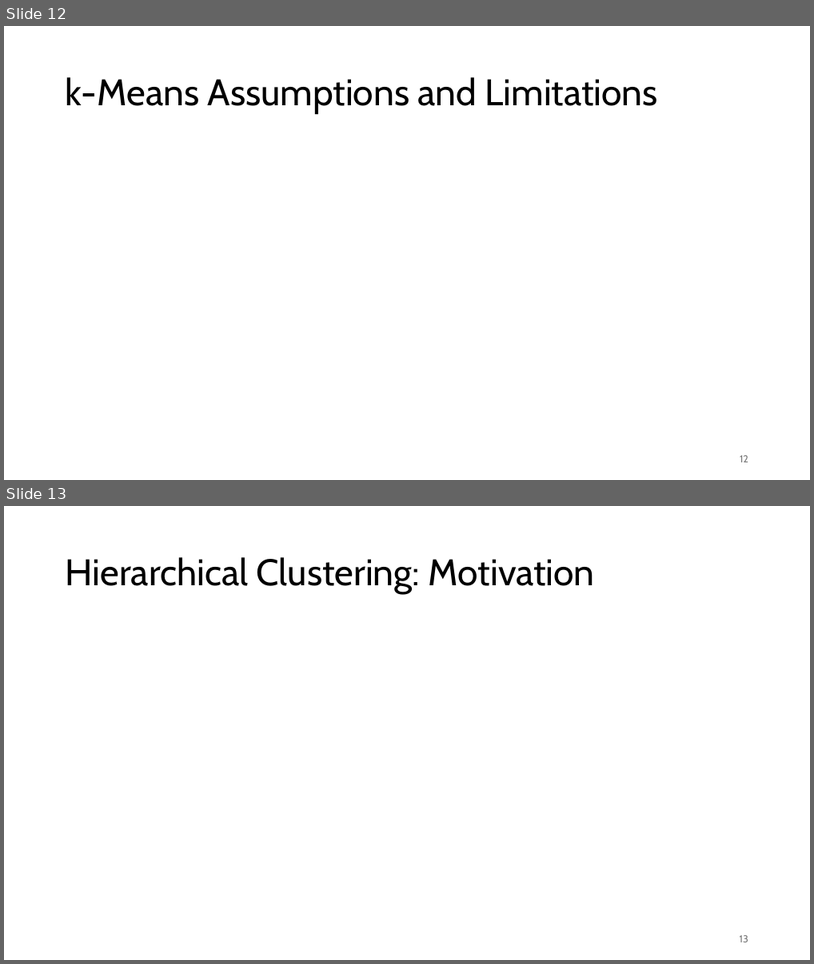
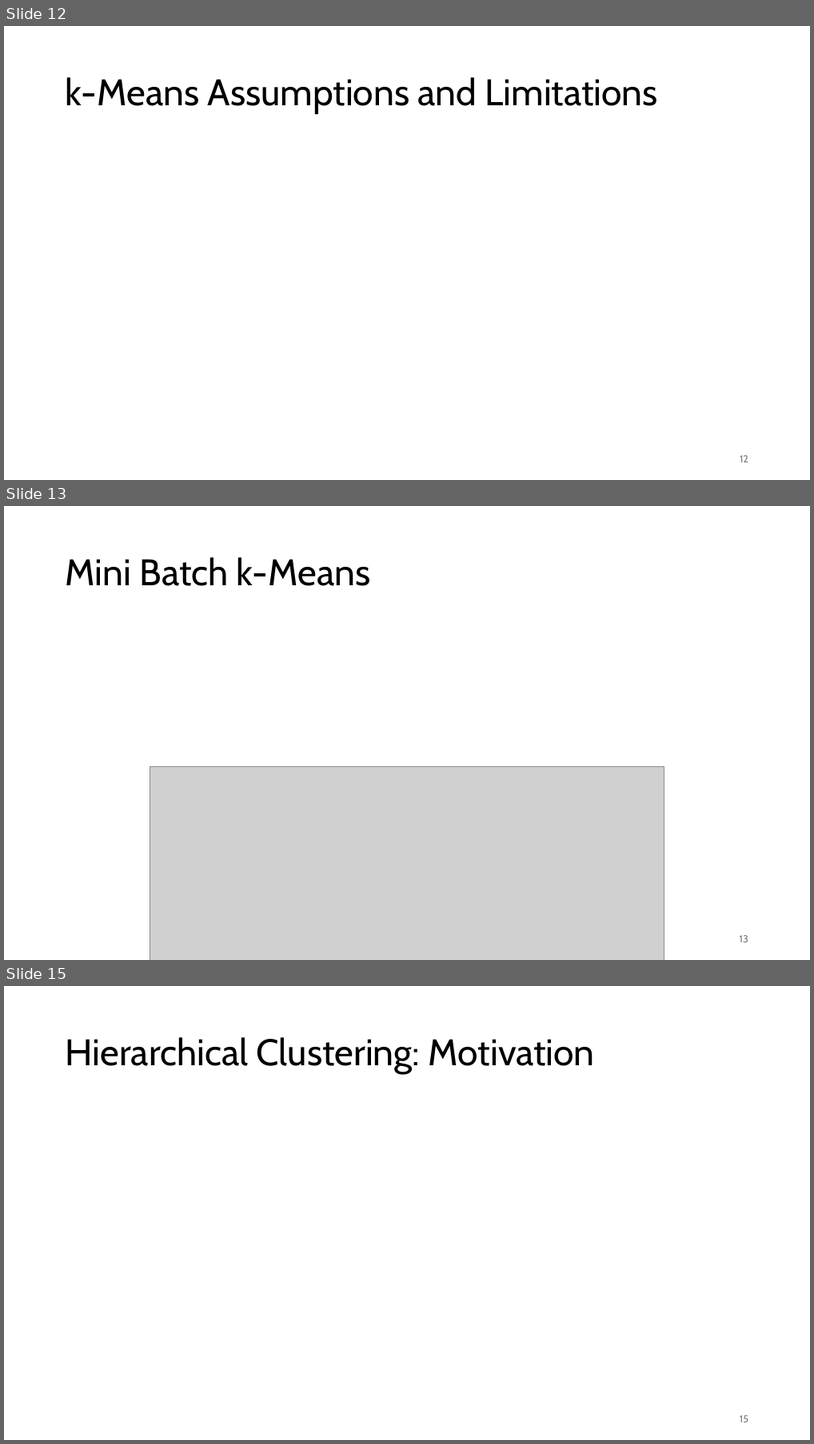
Before and after one commit to FelixWick/data_science, a slide deck: slides/2_clustering.pptx. Shown one above the other, each under a label of ours: slides 12 and 13 before the commit, slides 12, 13 and 15 after it; the slides between them are not shown. The pictures are 814x964 and 814x1444 pixels, drawn with LibreOffice and Linux fonts; fonts in the diff are those of the drawing; grey boxes stand for pictures. Boxes give left, top, right and bottom in pixels: in the first picture for what was removed or moved away, otherwise in the second. Text is boxed around its words. In the diff, an @@ line names an element or a change of style, - is before the commit and + after.

```diff
--- a/slides/2_clustering.pptx
+++ b/slides/2_clustering.pptx
@@ slide 13 added at [4, 506, 810, 960], background #FFFFFF @@
@@ title added at [66, 557, 370, 586], 44 pt, text #000000 @@
+Mini Batch k-Means
@@ picture added at [150, 767, 664, 960] @@
@@ page number added at [740, 935, 749, 942], 12 pt, text #797979 @@
+13
@@ what was slide 13 is now slide 15 @@
@@ page number at [740, 1415, 749, 1422]: text changed @@
-13
+15
```
Also in this commit, not shown: 4 slides changed, 1 other slide added, 2 other files.
